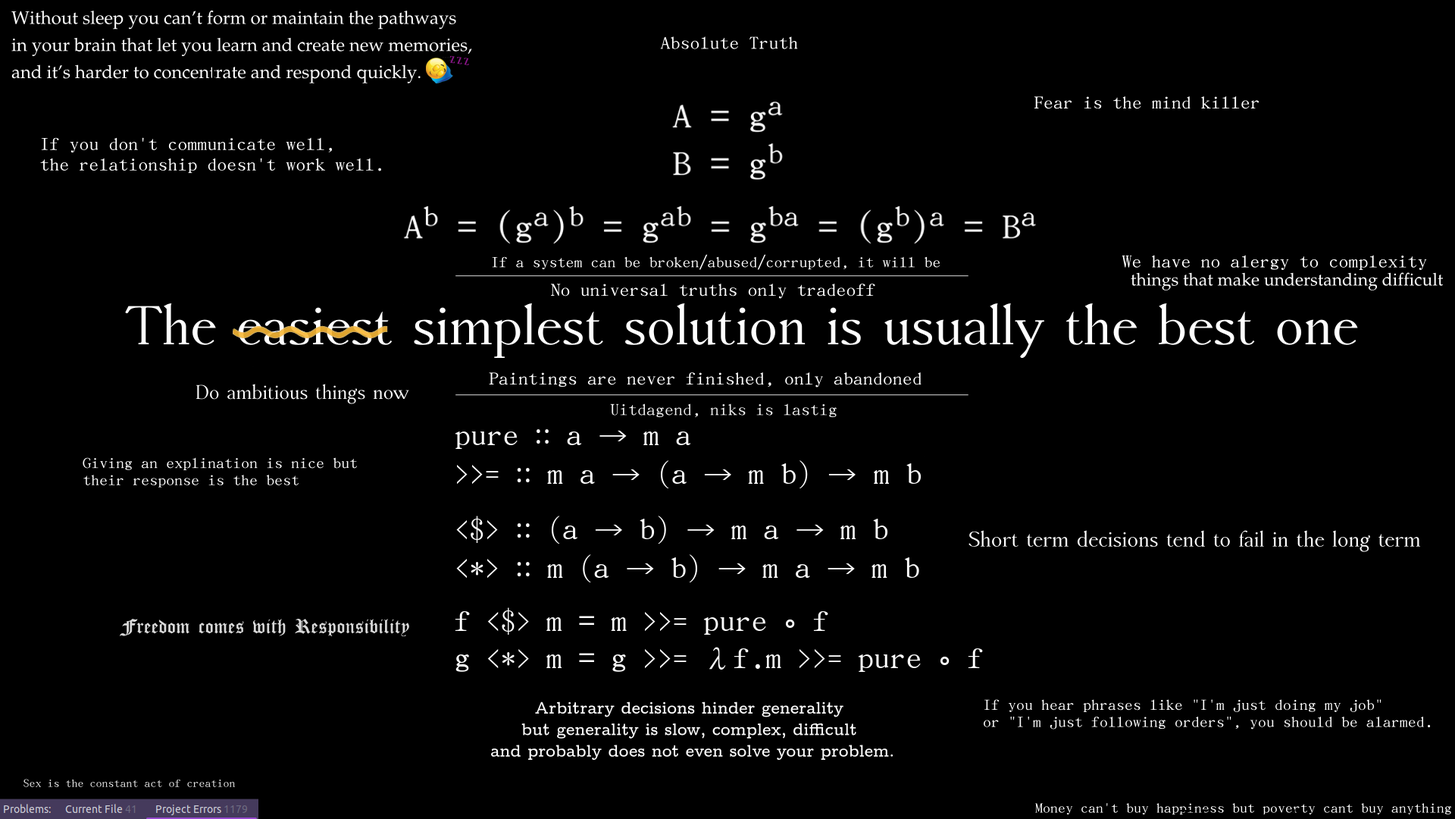
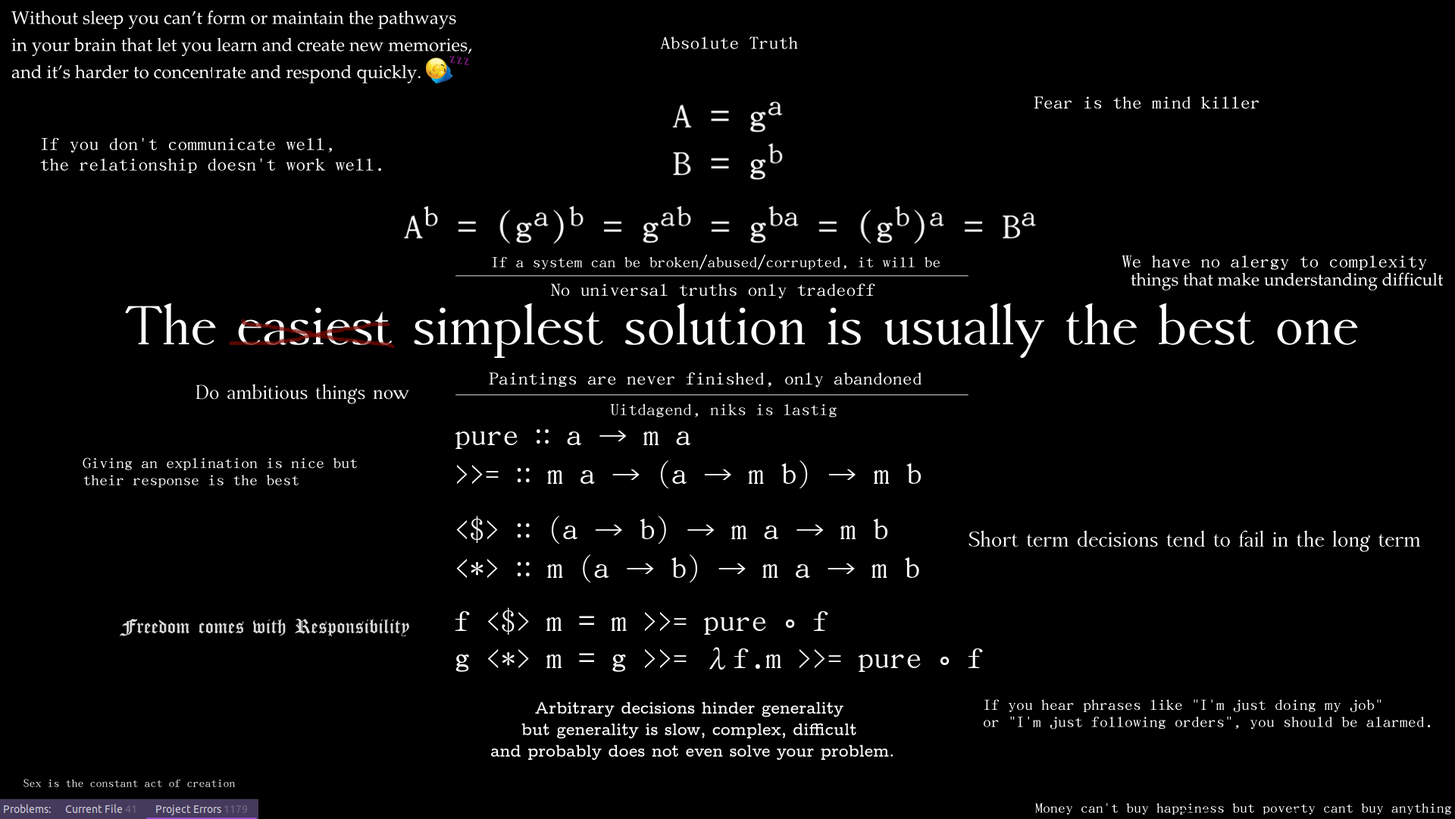
Revision of a layered 1455×819 image; what changed, layer by layer:
added layer "wavy line red" above "wavy line yellow" over left=228, top=318, right=396, bottom=349
hid "wavy line yellow", painted on it over left=228, top=318, right=396, bottom=349
painted on "Vectorlaag 1" over left=228, top=318, right=396, bottom=349
painted on "Tekenlaag 3 (geplakt)" over left=228, top=318, right=396, bottom=349
painted on "monads big" over left=388, top=341, right=396, bottom=349
painted on "sleep + arbitrary hinders" over left=228, top=318, right=396, bottom=349
painted on "background" over left=228, top=318, right=396, bottom=349
